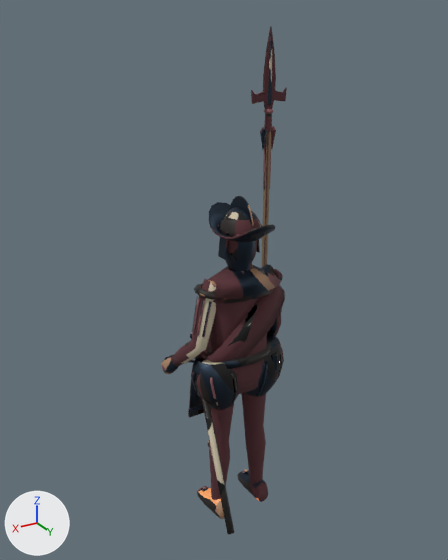
The glTF model Assets/Models/ArtBible/Enemies/Powder/PalaceGuard/glTF/PalaceGuard.gltf: old version first, new version second.
Both versions are drawn from a 50 mm lens placed at (1.552, 2.435, 2.671), pointed at (0.06, -0.052, 1.427). Arrows for +X, +Y and +Z are at lower left; the lights stay in place. The older version comes first. Vertices at exactly the same position are counted once.

Names of what the first picture shows: 'PalaceGuard'.
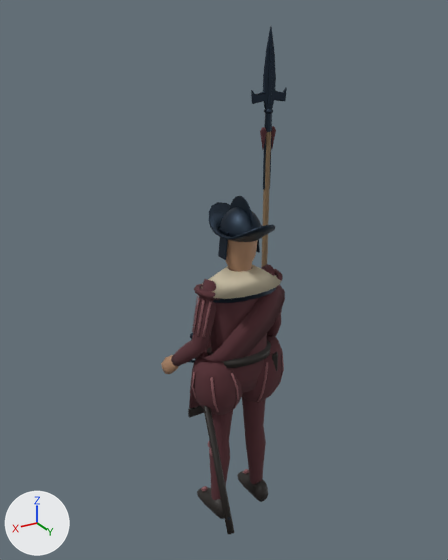
What differs and where, as boxes (x1, y1, x2, y2) in the pictures (448 x 560 px; the box of a moved part takes in the faces that stretch with it):
part 1 of me_palaceguard, moved or reshaped
    before: (191, 355, 284, 410)
    after: (191, 351, 284, 415)
part 2 of me_palaceguard, surface changed
    both: (162, 27, 287, 521)

The change in detail:
me_palaceguard has 3931 vertices, 7418 faces and spans x -0.39..0.33, y -0.29..0.41, z 0.0..2.62.
me_palaceguard is used by ob_palaceguard; location (0.0, 0.0, 0.0).
me_palaceguard part 1: 320 of 3931 vertices moved; they spanned x -0.28..0.28, y -0.12..0.12, z 0.72..0.97 and now span x -0.28..0.28, y -0.13..0.13, z 0.69..0.92; mean shift (0.0, 0.0, -0.04); largest move (0.01, 0.05, 0.97) -> (0.0, 0.05, 0.92).
me_palaceguard part 2: 5863 kept faces spanning x -0.39..0.33, y -0.29..0.41, z 0.0..2.62 get new texture (UV) coordinates.
